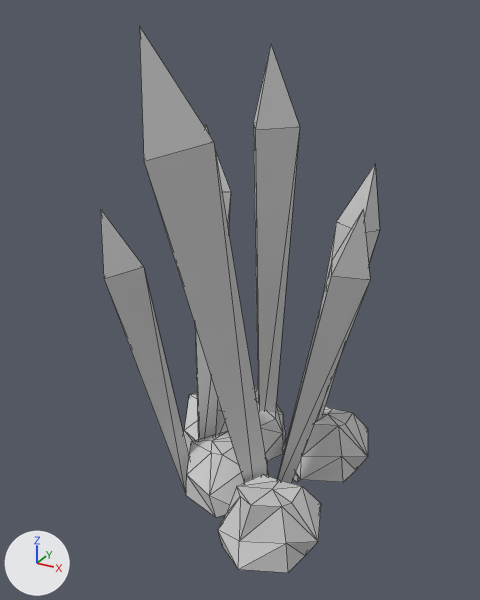
Renders of the FBX model Assets/Game/Meshes/Wall_Wood_Mesh.FBX from each side of a commit.
Both versions are drawn from a camera (50 mm lens) standing at (108.4, -199.6, 177.9) and looking at (0.2, -2.9, 79.6). The axes (+X, +Y, +Z) are drawn at lower left. The lights are the same throughout. Mesh edges are drawn as thin lines. Where no turn or scale is listed for an object, it has been applied to the vertices.

The scene before the commit, as lines of its bpy script (objects in view):
```python
me_mesh = bpy.data.meshes.new('Mesh')
me_mesh.from_pydata(...)  # 142 vertices, 214 faces; spans x -40.0..46.0, y -50.0..45.0, z -10.0..174.0
me_mesh.materials.append(mat_wallwoodmat)  # light grey #cacaca
ob_wall_wood = bpy.data.objects.new('Wall_Wood', me_mesh)
ob_wall_wood.location = (0.0, 0.0, 0.0)
```
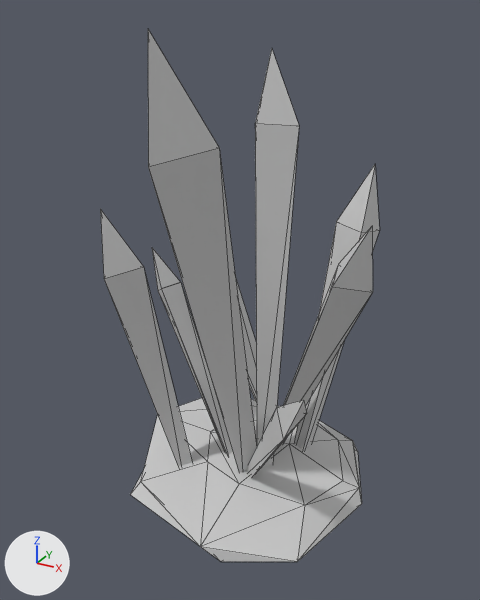
Where the change shows, as pixel boxes [x1, y1, x2, y2] in the pictures (480 x 600 px; the box of a moved part takes in the faces that stretch with it):
```json
{"object": "Wall_Wood", "change": "reshaped", "before": [100, 26, 379, 573], "after": [100, 29, 379, 562]}
{"part": 1, "of": "me_mesh", "change": "moved or reshaped", "before": [253, 45, 300, 412], "after": [255, 49, 299, 466]}
{"part": 2, "of": "me_mesh", "change": "moved or reshaped", "before": [277, 210, 370, 483], "after": [281, 226, 373, 445]}
{"part": 3, "of": "me_mesh", "change": "moved or reshaped", "before": [195, 125, 231, 440], "after": [148, 29, 257, 472]}
{"part": 4, "of": "me_mesh", "change": "moved or reshaped", "before": [139, 26, 268, 483], "after": [236, 280, 256, 401]}
{"part": 5, "of": "me_mesh", "change": "moved or reshaped", "before": [183, 388, 285, 461], "after": [130, 398, 362, 562]}
{"part": 6, "of": "me_mesh", "change": "deleted", "before": [282, 406, 368, 482]}
{"part": 7, "of": "me_mesh", "change": "deleted", "before": [218, 474, 321, 573]}
{"part": 8, "of": "me_mesh", "change": "deleted", "before": [186, 431, 268, 518]}
{"part": 9, "of": "me_mesh", "change": "built on", "before": [104, 222, 379, 491], "after": [104, 222, 379, 478]}
```

Edits to the scene script, one JSON object a line:
```json
{"block": "me_mesh", "where": "# used by ob_wall_wood; location = (0.0, 0.0, 0.0)"}
{"op": "remove", "block": "me_mesh", "code": "me_mesh.from_pydata(...)  # 142 vertices, 214 faces; spans x -40.0..46.0, y -50.0..45.0, z -10.0..174.0"}
{"op": "add", "block": "me_mesh", "code": "me_mesh.from_pydata(...)  # 84 vertices, 112 faces; spans x -50.0..50.0, y -52.0..49.0, z -6.0..173.0"}
{"block": "me_mesh", "change": "me_mesh part 1: the loose piece of 7 vertices spanning x -11.0..9.0, y 13.0..27.0, z 0.0..167.0 is multiplied about its middle by the matrix ((0.991, 0.073, -0.114), (-0.043, 0.969, 0.243), (0.128, -0.236, 0.963)), then moved by (3.0, -6.0, 1.0)"}
{"block": "me_mesh", "change": "me_mesh part 2: the loose piece of 7 vertices spanning x 15.0..46.0, y -6.0..7.0, z -7.0..118.0 is multiplied about its middle by the matrix ((0.928, 0.123, 0.145), (-0.095, 0.925, -0.177), (-0.164, 0.159, 0.919)), then moved by (-2.0, 4.0, 4.0)"}
{"block": "me_mesh", "change": "me_mesh part 3: the loose piece of 7 vertices spanning x -39.0..-12.0, y -10.0..31.0, z -6.0..136.0 is multiplied about its middle by the matrix ((1.205, 0.021, 0.104), (0.033, 1.056, -0.589), (-0.101, 0.59, 1.052)), then moved by (27.0, -40.0, 20.0)"}
{"block": "me_mesh", "change": "me_mesh part 4: the loose piece of 7 vertices spanning x -13.0..22.0, y -50.0..-12.0, z -10.0..174.0 is multiplied about its middle by the matrix ((0.677, -0.262, -0.207), (0.29, 0.693, 0.072), (0.165, -0.144, 0.723)), then moved by (-25.0, 49.0, -14.0)"}
{"block": "me_mesh", "change": "me_mesh part 5: the loose piece of 25 vertices spanning x -40.0..10.0, y -8.0..41.0, z 0.0..22.0 is scaled about its middle by (2.03, 2.03, 0.486), then moved by (15.0, -17.0, -6.0)"}
{"block": "me_mesh", "change": "me_mesh part 6: the loose piece of 25 vertices spanning x 8.0..45.0, y 7.0..45.0, z 0.0..24.0 is deleted"}
{"block": "me_mesh", "change": "me_mesh part 7: the loose piece of 25 vertices spanning x 8.0..46.0, y -48.0..-9.0, z 0.0..24.0 is deleted"}
{"block": "me_mesh", "change": "me_mesh part 8: the loose piece of 25 vertices spanning x -20.0..16.0, y -30.0..5.0, z 0.0..22.0 is deleted"}
{"block": "me_mesh", "change": "me_mesh part 9"}
{"block": "me_mesh", "change": "6 vertices are removed from x -21.0..20.0, y -16.0..17.0, z -7.0..-5.0"}
{"block": "me_mesh", "change": "12 faces are deleted"}
{"block": "me_mesh", "change": "23 vertices are added at x -49.0..43.0, y -41.0..17.0, z -6.0..88.0"}
{"block": "me_mesh", "change": "30 new faces join them"}
```
